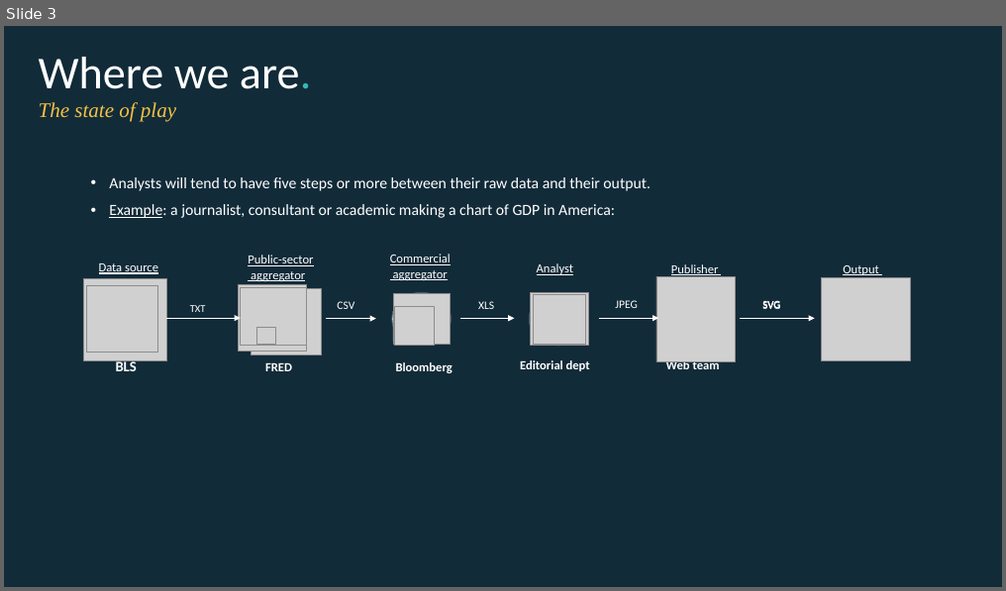
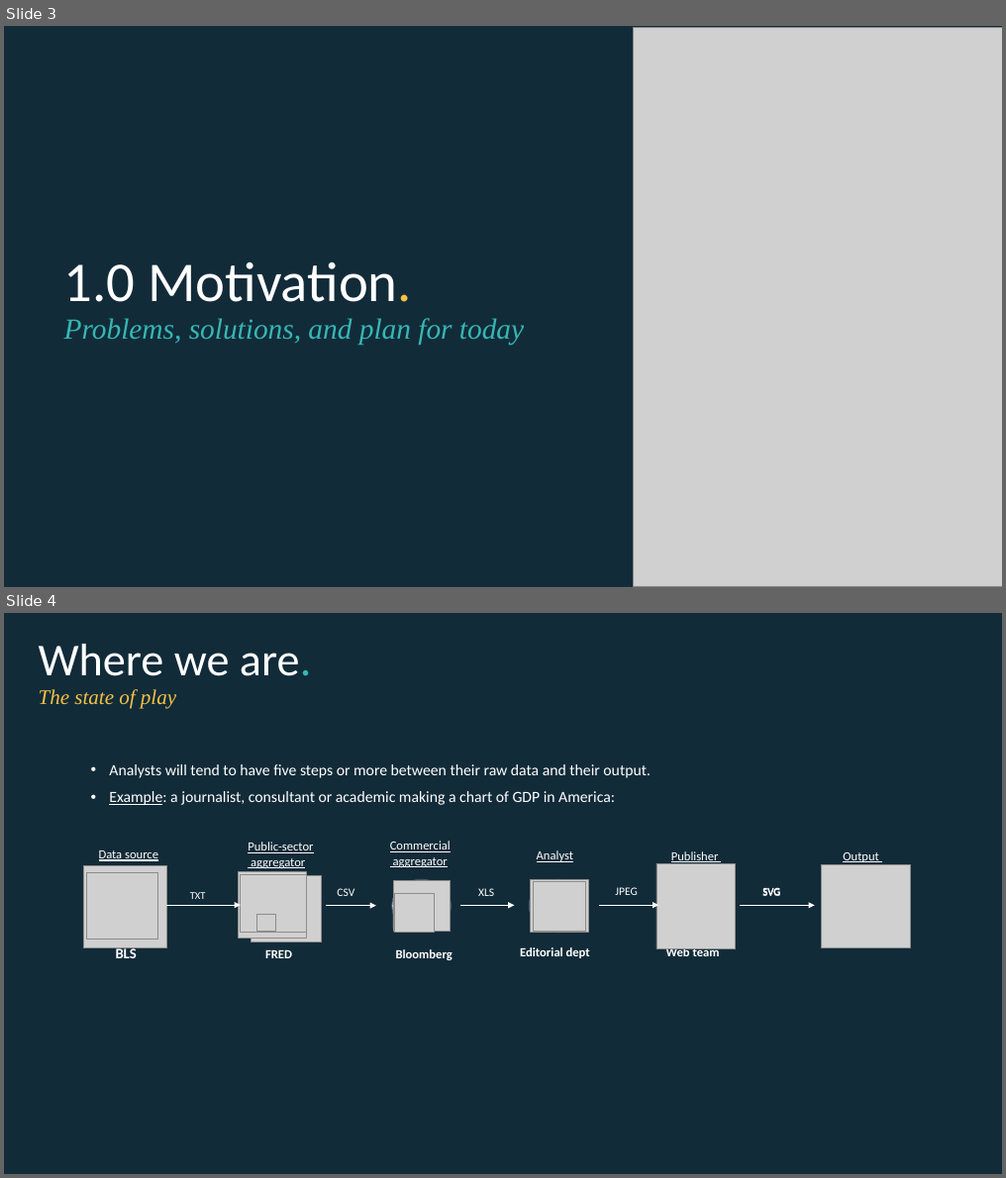
Before and after one commit to EconomicsObservatory/courses, a slide deck: 1/1_Charts_as_data.pptx. Shown one above the other, each under a label of ours: slide 3 before the commit, slides 3 and 4 after it. The pictures are 1006x591 and 1006x1178 pixels, drawn with LibreOffice and Linux fonts; fonts in the diff are those of the drawing; grey boxes stand for pictures; background and template pictures are left out. Boxes give left, top, right and bottom in pixels: in the first picture for what was removed or moved away, otherwise in the second. Text is boxed around its words. In the diff, an @@ line names an element or a change of style, - is before the commit and + after.

```diff
--- a/1/1_Charts_as_data.pptx
+++ b/1/1_Charts_as_data.pptx
@@ slide 3 added at (4, 26, 1002, 587), background #122B39 @@
@@ picture added at (633, 28, 1002, 586) @@
@@ title added at (64, 263, 524, 345), 28 pt, text #36B7B4, italic @@
+1.0 Motivation.
+Problems, solutions, and plan for today
@@ what was slide 3 is now slide 4 @@
```
Also in this commit, not shown: 7 slides changed, 19 other slides added, 6 slides removed.
